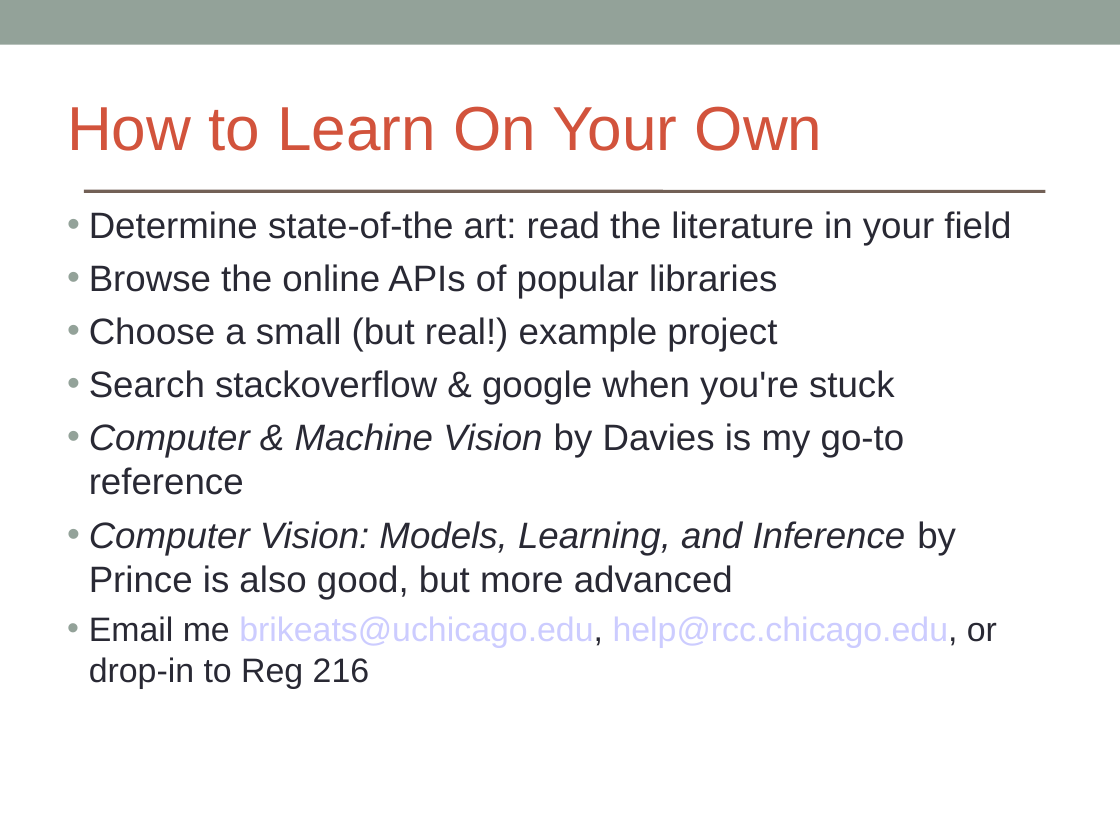
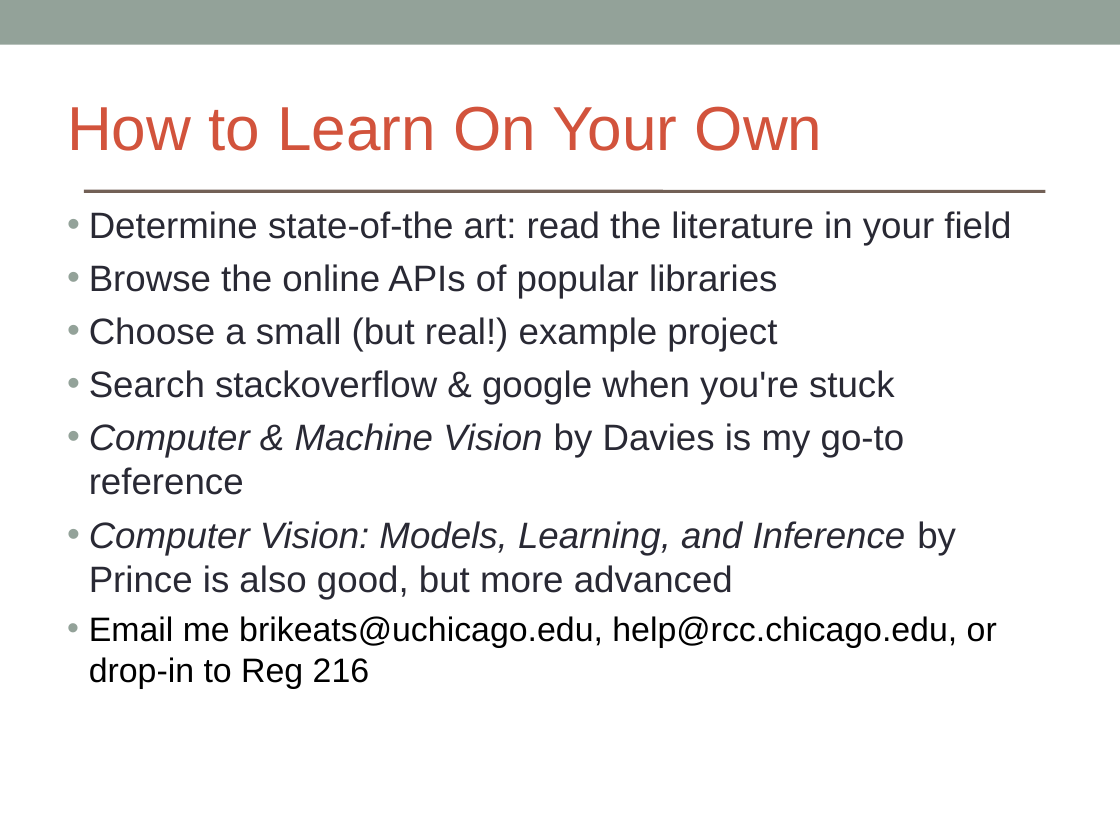
Before and after one commit to brikeats/Image-Analysis-in-Python, a slide deck: slide 18 of ImageAnalysisPython.ppt. Drawn at 1120x840 pixels with LibreOffice and Linux fonts; fonts in the diff are those of the drawing. Boxes give left, top, right and bottom in pixels: in the first picture for what was removed or moved away, otherwise in the second. Text is boxed around its words. In the diff, an @@ line names an element or a change of style, - is before the commit and + after.

```diff
--- a/ImageAnalysisPython.ppt
+++ b/ImageAnalysisPython.ppt
@@ text at [89, 616, 997, 689]: text colour #292934 to #000000 in "Email me brikeats@uchicago.edu, help@rcc.chicago.edu, or dro ..."; text colour #CCCCFF to #000000 in "brikeats@uchicago.edu, help@rcc.chicago.edu," @@
```
Also in this commit, not shown: 1 other slide changed, 1 slide added.
